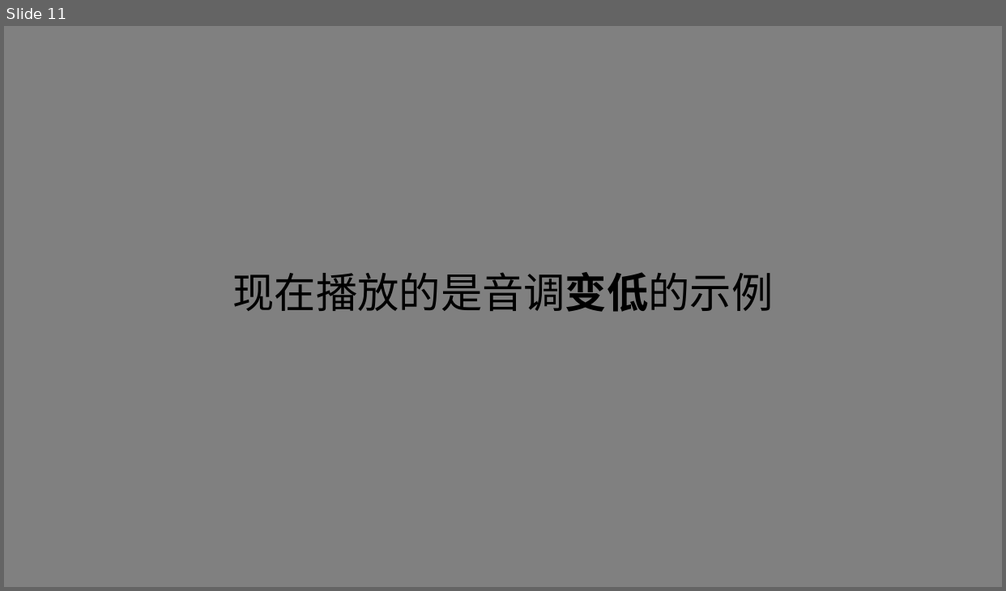
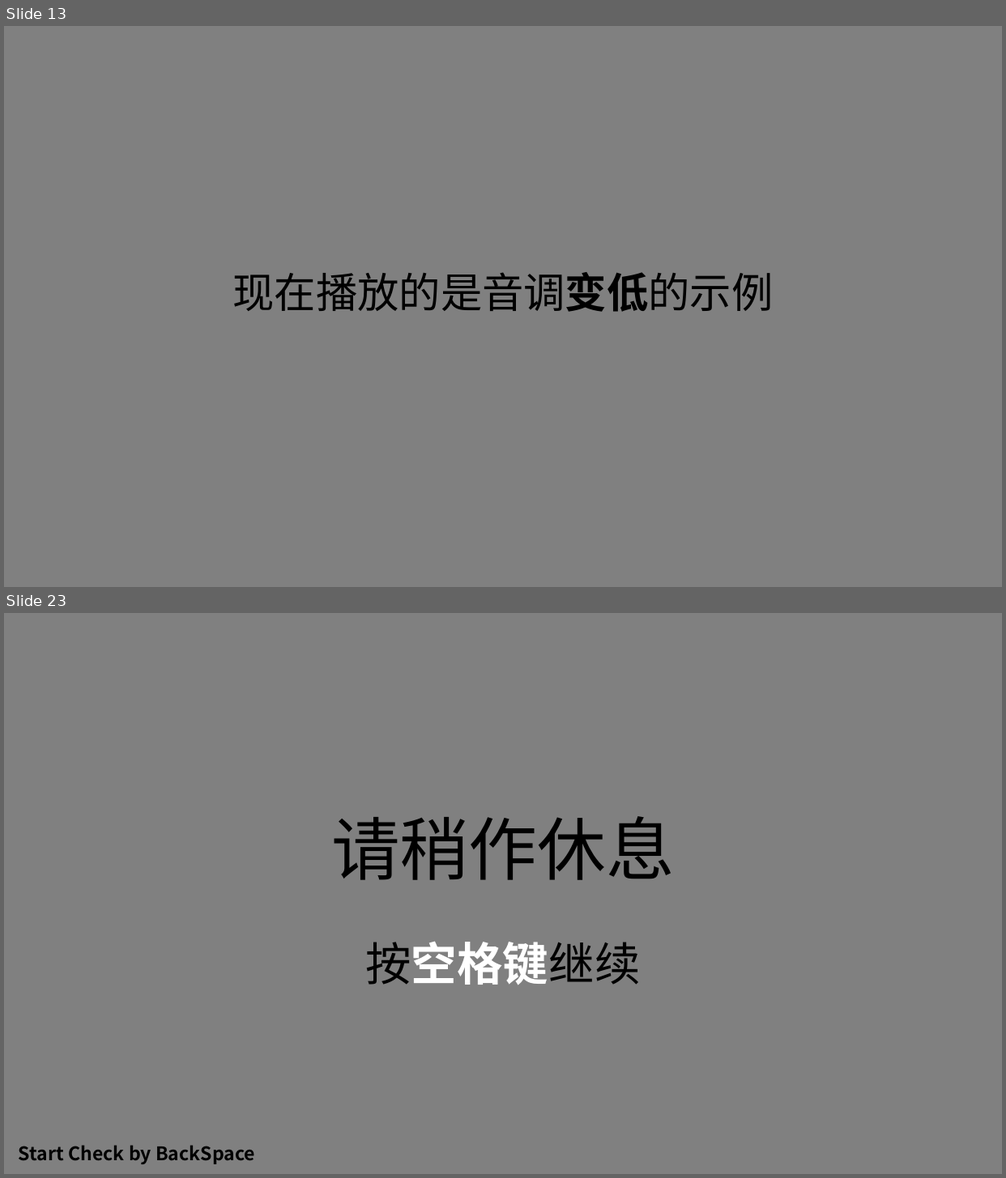
Before and after one commit to lyxose/RhythmicCue, a slide deck: Instructions/指导语.pptx. Shown one above the other, each under a label of ours: slide 11 before the commit, slides 13 and 23 after it; the slides between them are not shown. The pictures are 1006x591 and 1006x1178 pixels, drawn with LibreOffice and Linux fonts; fonts in the diff are those of the drawing. Boxes give left, top, right and bottom in pixels: in the first picture for what was removed or moved away, otherwise in the second. Text is boxed around its words. In the diff, an @@ line names an element or a change of style, - is before the commit and + after.

```diff
--- a/Instructions/指导语.pptx
+++ b/Instructions/指导语.pptx
@@ slide 23 added at <box>4,613,1002,1174</box>, background #808080 @@
@@ text added at <box>331,816,674,880</box>, 66 pt, text #000000 @@
+请稍作休息
@@ text added at <box>365,941,640,985</box>, 44 pt, text #000000 @@
+按空格键继续
@@ text added at <box>19,1145,255,1165</box>, 18 pt, text #000000, bold @@
+Start Check by BackSpace
@@ what was slide 11 is now slide 13 @@
```
Also in this commit, not shown: 10 slides changed, 8 other slides added, 28 other files.
